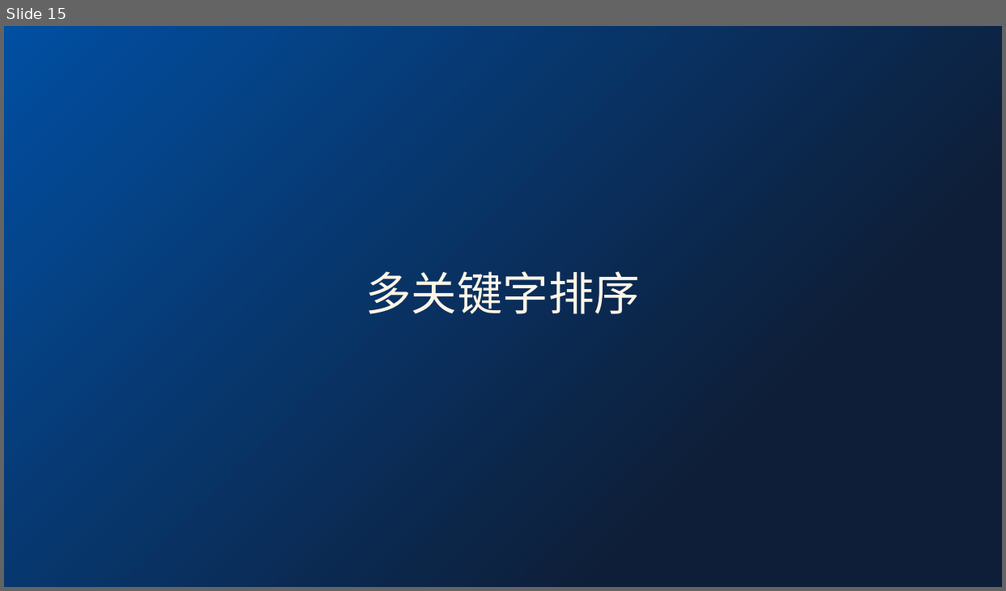
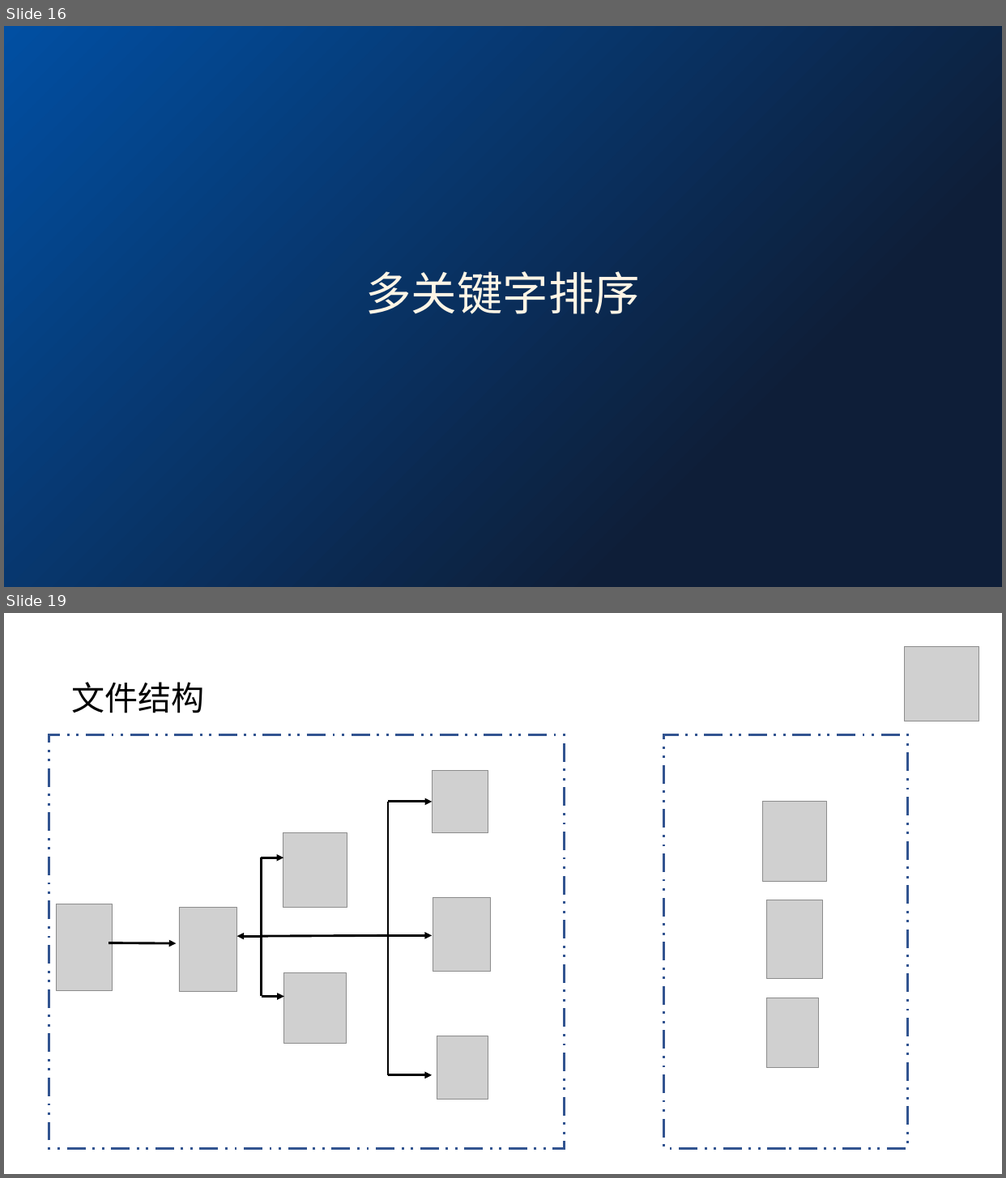
Before and after one commit to Zemdalk/DS-project-work, a slide deck: reports/课堂汇报.pptx. Shown one above the other, each under a label of ours: slide 15 before the commit, slides 16 and 19 after it; the slides between them are not shown. The pictures are 1006x591 and 1006x1178 pixels, drawn with LibreOffice and Linux fonts; fonts in the diff are those of the drawing; grey boxes stand for pictures. Boxes give left, top, right and bottom in pixels: in the first picture for what was removed or moved away, otherwise in the second. Text is boxed around its words. In the diff, an @@ line names an element or a change of style, - is before the commit and + after.

```diff
--- a/reports/课堂汇报.pptx
+++ b/reports/课堂汇报.pptx
@@ slide 19 added at <box>4,613,1002,1174</box>, background #FFFFFF @@
@@ picture added at <box>905,647,979,722</box> @@
@@ text added at <box>72,682,205,713</box>, 32 pt, text #000000 @@
+文件结构
@@ rectangle added at <box>49,735,564,1148</box>, outline #325491 2.25 pt dashed @@
@@ rectangle added at <box>664,735,908,1148</box>, outline #325491 2.25 pt dashed @@
@@ picture added at <box>432,770,488,833</box> @@
@@ line added from (388, 802) to (388, 1076), #000000 2.25 pt @@
@@ arrow added from (388, 802) to (432, 802), #000000 2.25 pt @@
@@ picture added at <box>763,802,827,882</box> @@
@@ picture added at <box>283,833,347,907</box> @@
@@ arrow added from (262, 858) to (284, 858), #000000 2.25 pt @@
@@ line added from (262, 858) to (262, 996), #000000 2.25 pt @@
@@ picture added at <box>433,897,491,972</box> @@
@@ picture added at <box>767,901,822,979</box> @@
@@ picture added at <box>57,905,113,992</box> @@
@@ picture added at <box>179,907,237,992</box> @@
@@ arrow added from (108, 943) to (177, 944), #000000 2.25 pt @@
@@ arrow added from (262, 936) to (236, 936), #000000 2.25 pt @@
@@ line added from (262, 936) to (388, 935), #000000 2.25 pt @@
@@ arrow added from (388, 935) to (432, 935), #000000 2.25 pt @@
@@ picture added at <box>284,973,346,1043</box> @@
@@ arrow added from (262, 996) to (284, 996), #000000 2.25 pt @@
@@ picture added at <box>767,998,819,1067</box> @@
@@ picture added at <box>437,1036,488,1100</box> @@
@@ arrow added from (388, 1076) to (432, 1076), #000000 2.25 pt @@
@@ what was slide 15 is now slide 16 @@
```
Also in this commit, not shown: 5 slides changed, 12 other slides added, 1 slide removed.
